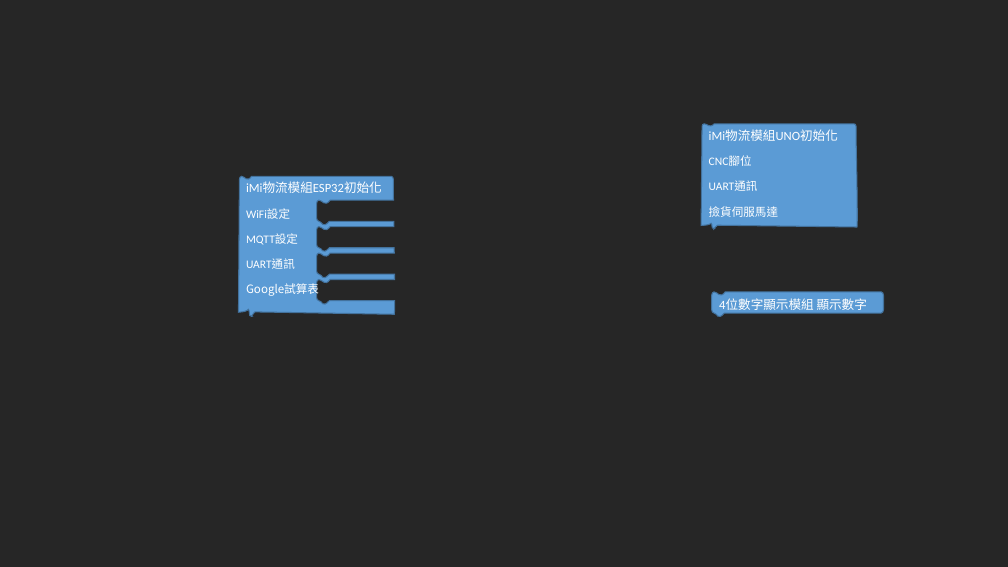
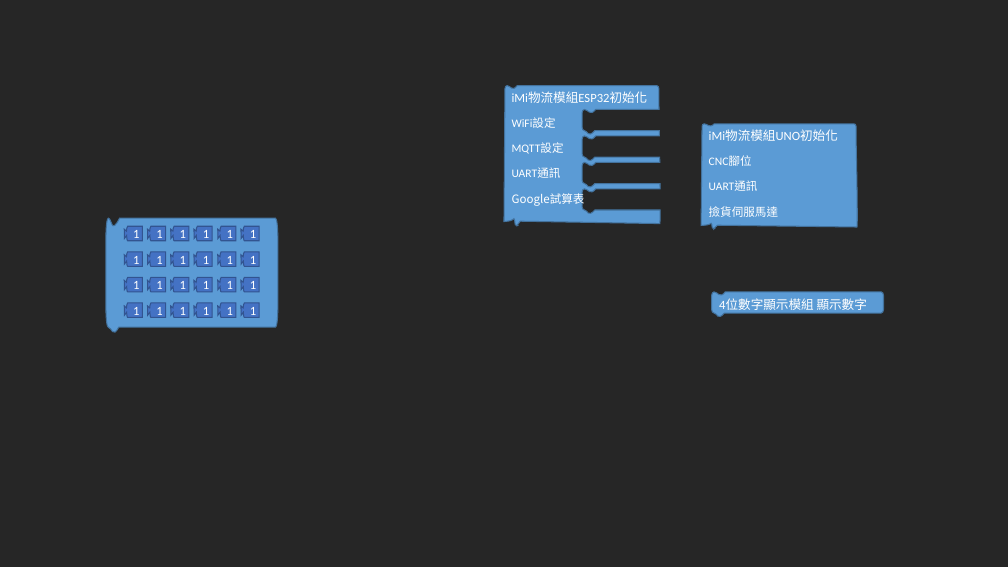
Before and after one commit to kingofamani/Arduino, a slide deck: slide 3 of tools/myCustomBlockly/iMi/block.pptx. Drawn at 1008x567 pixels with LibreOffice and Linux fonts; fonts in the diff are those of the drawing. Boxes give left, top, right and bottom in pixels: in the first picture for what was removed or moved away, otherwise in the second. Text is boxed around its words. In the diff, an @@ line names an element or a change of style, - is before the commit and + after.

```diff
--- a/tools/myCustomBlockly/iMi/block.pptx
+++ b/tools/myCustomBlockly/iMi/block.pptx
@@ freeform shape "iMi物流模組ESP32初始化": place and size @@
-freeform shape "iMi物流模組ESP32初始化" at box(238, 176, 395, 317)
+freeform shape "iMi物流模組ESP32初始化" at box(504, 85, 661, 226)
@@ group added at box(106, 219, 278, 333): 25 freeform shapes @@
+1
+1
+1
+1
+1
+1
+1
+1
+1
+1
+1
+1
+1
+1
+1
+1
+1
+1
+1
+1
+1
+1
+1
+1
```
Also in this commit, not shown: 1 other slide changed, 10 other files.
